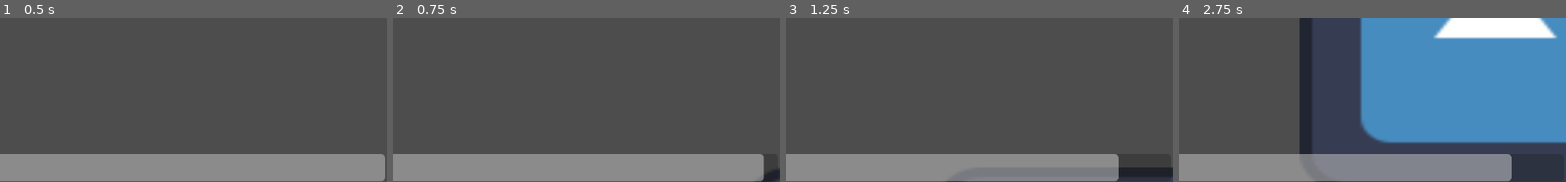
Above: before the commit, frames 1-4 (left to right).
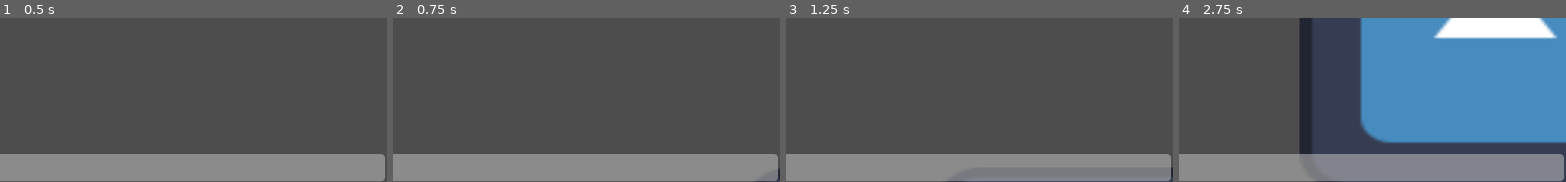
Above: after the commit, the same moments.

Repository: pungers/PenGun
Game: Godot game, scene res://Scenes/World/world.tscn
The game is run twice, just before and just after one commit, with the same random seed, the same clock (stepped at 60 frames per second) and the same inputs. The engine's default icon, where the game draws it, is replaced by a stand-in: a white triangle on a blue panel in a dark square.
Inputs:
- Up to frame 1 (0.5 s): no input
- Up to frame 2 (0.75 s): tap Enter at 0.5 s; hold D (move_right) from 0.53 s (still down); hold Shift (shift) from 0.53 s (still down)
- Up to frame 3 (1.25 s): keep holding D (move_right); keep holding Shift (shift)
- Up to frame 4 (2.75 s): release D (move_right) at 1.28 s; release Shift (shift) at 1.28 s; hold S (move_down) 1.28-2.03 s; tap Shift (shift) at 1.35 s; hold D (move_right) from 2.03 s (still down); hold Shift (shift) from 2.03 s (still down)
The pictures show only the part of the screen within x 50-100%, y 50-100%; the shares and areas given below are measured in that part.

Frame 1 is identical in both runs. In frame 2, 0.6% of the frame differs, in the area x 95-100%, y 82-100%; in frame 3, 2.2%, in the area x 85-100%, y 82-100%; in frame 4, 2.2%.

Commit message:
character scene cleanup
root node is chracterbody2d
and fixed the script tied to ti

Diff:
--- a/src/Scenes/Player/Player.gd
+++ b/src/Scenes/Player/Player.gd
@@ -1,4 +1,4 @@
-extends Node
+extends CharacterBody2D
 
 var speed = 100
 var sliding = false
@@ -17,10 +17,10 @@
 
 	# if the character isnt sliding reset velocity
 	if !sliding:
-		$CharacterBody2D.velocity = Vector2(0,0)
+		velocity = Vector2(0,0)
 	elif !(Input.is_action_pressed("move_down") || Input.is_action_pressed("move_up") || Input.is_action_pressed("move_right") || Input.is_action_pressed("move_left")):
 		#if user isnt inputting anything, move towards 0
-		$CharacterBody2D.velocity = $CharacterBody2D.velocity.move_toward(Vector2(0,0), delta * 3500)
+		velocity = velocity.move_toward(Vector2(0,0), delta * 3500)
 
 	# emit singal to UI
 	emit_signal("slidingTimerSignal", slidingTimer)
@@ -47,10 +47,10 @@
 
 
 	# add velocity to input
-	$CharacterBody2D.velocity += input
+	velocity += input
 
 	#limit sliding velocity
-	$CharacterBody2D.velocity = get_node("CharacterBody2D").velocity.limit_length(300.0)
+	velocity = velocity.limit_length(300.0)
 
 	# if shifting slide
 	if Input.is_action_pressed("shift") && slidingTimer > 0 && !slidingDepleted:
@@ -67,19 +67,19 @@
 		slidingDepleted = true
 
 	# if speed is less than 20, stop sliding
-	if $CharacterBody2D.velocity.length() <= 20:
+	if velocity.length() <= 20:
 		sliding = false
 
 	# collide if sliding
 	if sliding:
-		var collisionInfo = $CharacterBody2D.move_and_collide($CharacterBody2D.velocity * delta)
+		var collisionInfo = move_and_collide(velocity * delta)
 		slidingTimer -= delta * 100
 
 		if collisionInfo:
-			$CharacterBody2D.velocity = $CharacterBody2D.velocity.bounce(collisionInfo.get_normal())
-			$CharacterBody2D.velocity -= Vector2(100 * delta, 100 * delta)
+			velocity = velocity.bounce(collisionInfo.get_normal())
+			velocity -= Vector2(100 * delta, 100 * delta)
 	else:
-		$CharacterBody2D.move_and_slide()
+		move_and_slide()
 		slidingTimer += delta * 500
 		slidingTimer = clamp(slidingTimer, 0, 1000)
 
--- a/src/Scenes/Player/Player.tscn
+++ b/src/Scenes/Player/Player.tscn
@@ -5,19 +5,22 @@
 
 [sub_resource type="RectangleShape2D" id="RectangleShape2D_fy844"]
 
-[node name="Player" type="Node2D"]
-position = Vector2(52, 36)
+[node name="CharacterBody2D" type="CharacterBody2D"]
+scale = Vector2(1, 1)
+motion_mode = 1
 script = ExtResource("1_fxxlv")
 
-[node name="CharacterBody2D" type="CharacterBody2D" parent="."]
-
-[node name="CollisionShape2D" type="CollisionShape2D" parent="CharacterBody2D"]
-shape = SubResource("RectangleShape2D_fy844")
-
-[node name="Sprite2D" type="Sprite2D" parent="CharacterBody2D"]
-position = Vector2(-3.8147e-06, -3.8147e-06)
+[node name="Sprite2D" type="Sprite2D" parent="."]
+position = Vector2(52, 36)
 scale = Vector2(0.15625, 0.15625)
 texture = ExtResource("1_qrt1x")
 
-[node name="Camera2D" type="Camera2D" parent="CharacterBody2D"]
+[node name="CollisionShape2D" type="CollisionShape2D" parent="."]
+position = Vector2(52, 36)
+scale = Vector2(1, 1)
+shape = SubResource("RectangleShape2D_fy844")
+
+[node name="Camera2D" type="Camera2D" parent="."]
+position = Vector2(52, 36)
+scale = Vector2(1, 1)
 zoom = Vector2(2, 2)
--- a/src/Scenes/World/world.tscn
+++ b/src/Scenes/World/world.tscn
@@ -1,13 +1,27 @@
 [gd_scene load_steps=6 format=3 uid="uid://b5koh40cwj0w0"]
 
 [ext_resource type="PackedScene" uid="uid://csee4gnihxo0s" path="res://Scenes/Player/Player.tscn" id="1_3iptj"]
-[ext_resource type="Script" path="res://Scenes/World/world.gd" id="1_3yoq1"]
 [ext_resource type="PackedScene" uid="uid://qgfg7flvbl51" path="res://Scenes/World/map.tscn" id="2_7jtfy"]
 [ext_resource type="PackedScene" uid="uid://cxt72iw37p12x" path="res://Scenes/UI/ui.tscn" id="3_givme"]
 [ext_resource type="Script" path="res://Scenes/UI/ui.gd" id="4_boe6i"]
 
+[sub_resource type="GDScript" id="GDScript_kktfq"]
+script/source = "extends Node2D
+
+
+# Called when the node enters the scene tree for the first time.
+func _ready():
+	pass # Replace with function body.
+
+
+# Called every frame. 'delta' is the elapsed time since the previous frame.
+func _process(delta):
+	pass
+
+"
+
 [node name="World" type="Node2D"]
-script = ExtResource("1_3yoq1")
+script = SubResource("GDScript_kktfq")
 
 [node name="Player" parent="." instance=ExtResource("1_3iptj")]
 
@@ -15,5 +29,3 @@
 
 [node name="UI" parent="." instance=ExtResource("3_givme")]
 script = ExtResource("4_boe6i")
-
-[connection signal="slidingTimerSignal" from="Player" to="UI" method="_on_player_sliding_timer_signal"]
